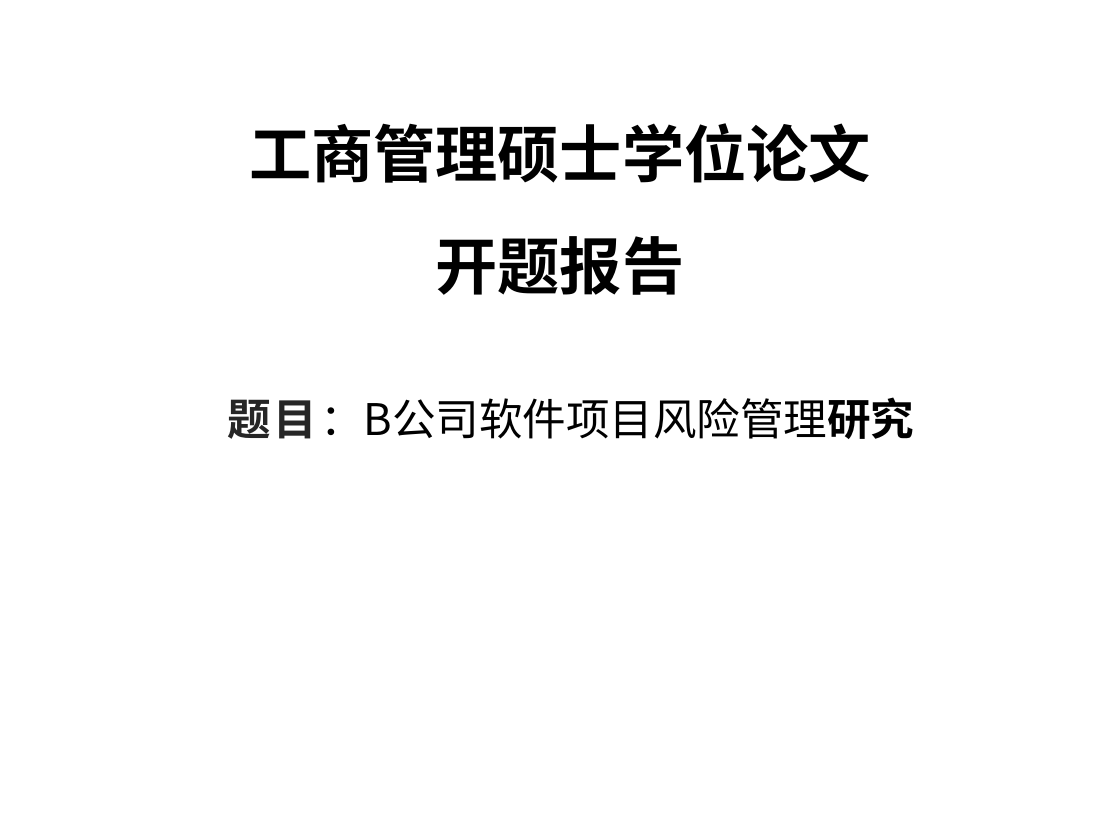
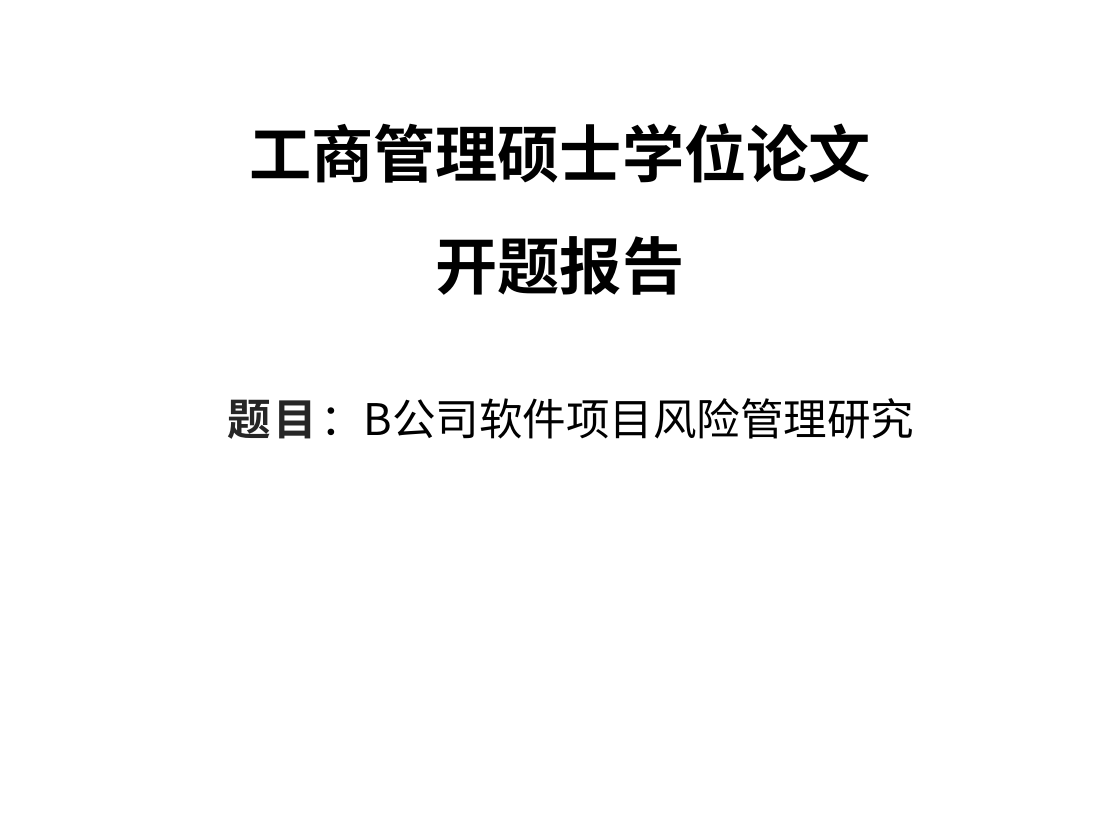
Before and after one commit to xiaosiyong/MyLearn, a slide deck: slide 1 of xiao-present.pptx. Drawn at 1120x840 pixels with LibreOffice and Linux fonts; fonts in the diff are those of the drawing; background and template pictures are left out. Boxes give left, top, right and bottom in pixels: in the first picture for what was removed or moved away, otherwise in the second. Text is boxed around its words. In the diff, an @@ line names an element or a change of style, - is before the commit and + after.

```diff
--- a/xiao-present.pptx
+++ b/xiao-present.pptx
@@ text "题目：B公司软件项目风险管理研究" at bbox=[227, 398, 914, 439]: bold off in "题目：B公司软件项目风险管理研究" @@
```
Also in this commit, not shown: 2 other slides changed.
